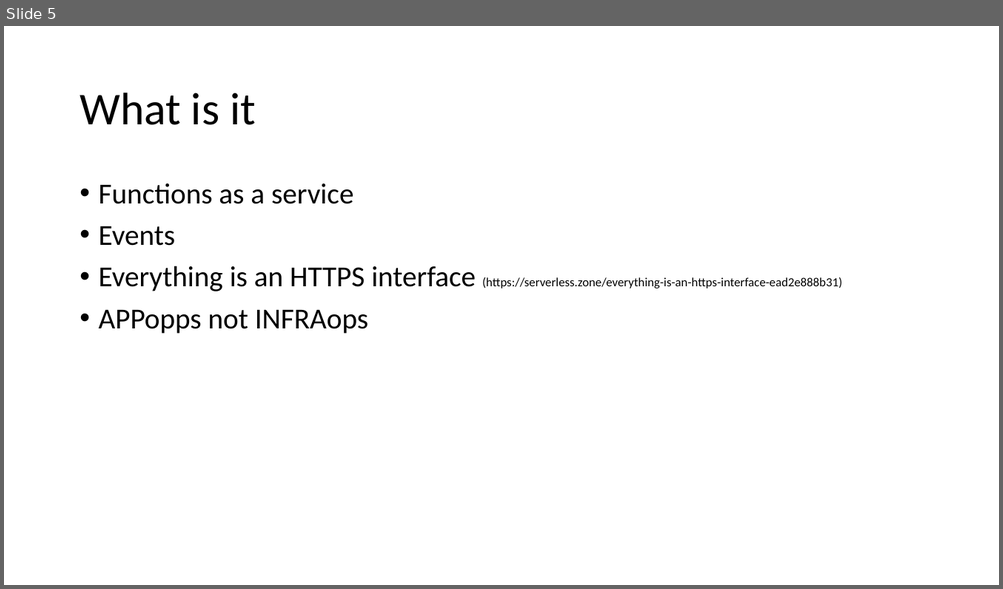
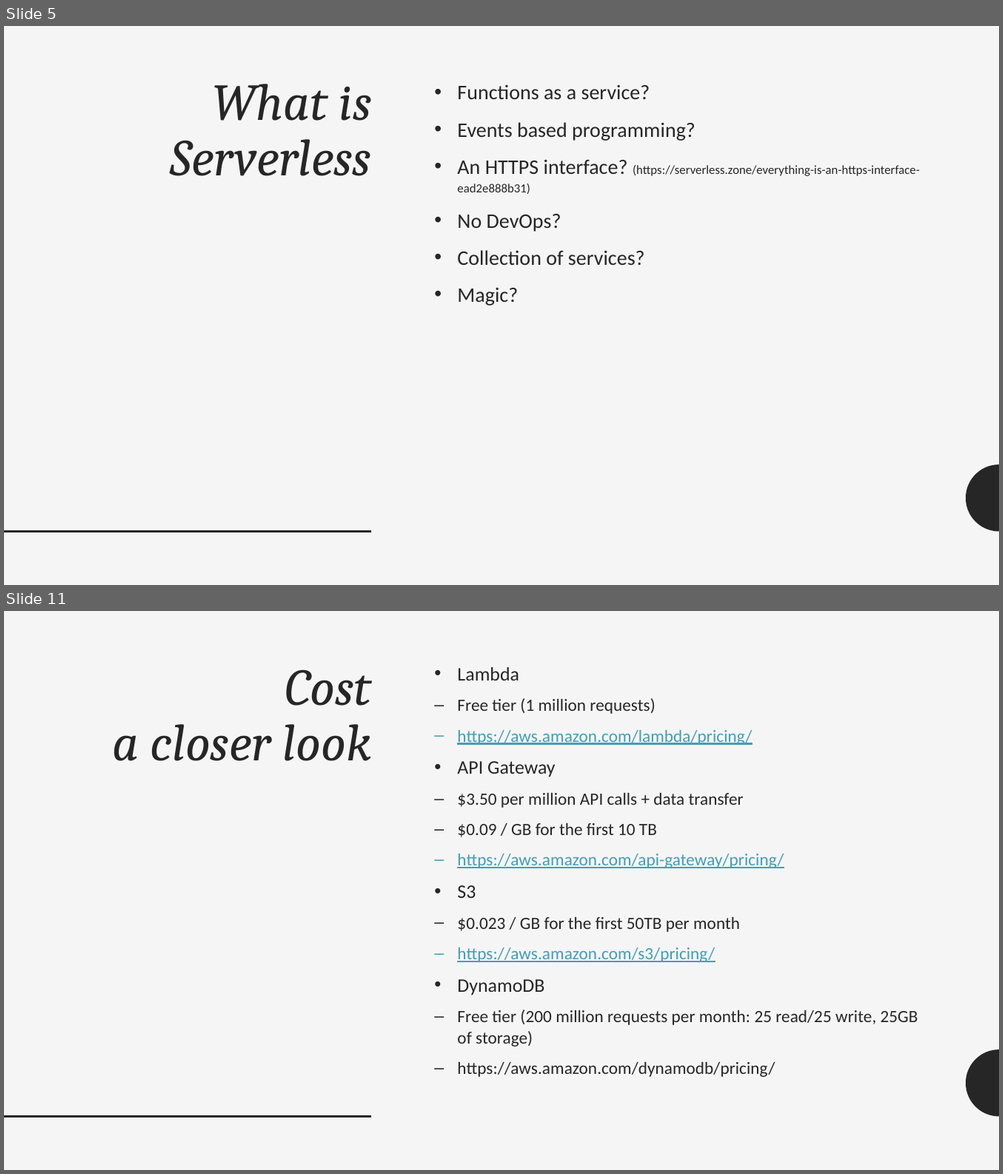
Before and after one commit to adrianpomilio/going-serverless, a slide deck: going-serverless-2017.pptx. Shown one above the other, each under a label of ours: slide 5 before the commit, slides 5 and 11 after it; the slides between them are not shown. The pictures are 1003x589 and 1003x1174 pixels, drawn with LibreOffice and Linux fonts; fonts in the diff are those of the drawing. Boxes give left, top, right and bottom in pixels: in the first picture for what was removed or moved away, otherwise in the second. Text is boxed around its words. In the diff, an @@ line names an element or a change of style, - is before the commit and + after.

```diff
--- a/going-serverless-2017.pptx
+++ b/going-serverless-2017.pptx
@@ slide 11 added at (x1=4, y1=611, x2=999, y2=1170), background #F5F5F5; not listed: 2 template elements that a slide beside it also shows @@
@@ title added at (x1=112, y1=669, x2=372, y2=761), 50 pt, text #262626, italic @@
+Cost
+a closer look
@@ text added at (x1=457, y1=667, x2=918, y2=1077), 16.6 pt, text #262626 @@
+• Lambda
+  – Free tier (1 million requests)
+  – https://aws.amazon.com/lambda/pricing/
+• API Gateway
+  – $3.50 per million API calls + data transfer
+  – $0.09 / GB for the first 10 TB
+  – https://aws.amazon.com/api-gateway/pricing/
+• S3
+  – $0.023 / GB for the first 50TB per month
+  – https://aws.amazon.com/s3/pricing/
+• DynamoDB
+  – Free tier (200 million requests per month: 25 read/25 write, 25GB of storage)
+  – https://aws.amazon.com/dynamodb/pricing/
@@ slide 5 changed as well @@
@@ background #FFFFFF to #F5F5F5 @@
@@ title "What is Serverless" at (x1=170, y1=84, x2=372, y2=176): vertical alignment middle to top @@
@@ title at (x1=170, y1=84, x2=372, y2=176): text changed; size 44 to 50 pt; font Calibri to Cambria; text colour #000000 to #262626; italic on @@
-What is it
+What is Serverless
@@ text at (x1=457, y1=84, x2=919, y2=306): text changed; size 28 to 20 pt; text colour #000000 to #262626 @@
-• Functions as a service
-• Events
-• Everything is an HTTPS interface (https://serverless.zone/everything-is-an-https-interface-ead2e888b31)
-• APPopps not INFRAops
+• Functions as a service?
+• Events based programming?
+• An HTTPS interface? (https://serverless.zone/everything-is-an-https-interface-ead2e888b31)
+• No DevOps?
+• Collection of services?
+• Magic?
@@ freeform shape added at (x1=966, y1=465, x2=999, y2=532), fill #262626 @@
@@ line added from (4, 532) to (371, 532), #262626 2 pt @@
```
Also in this commit, not shown: 17 other slides changed, 8 other slides added, 4 slides removed.
